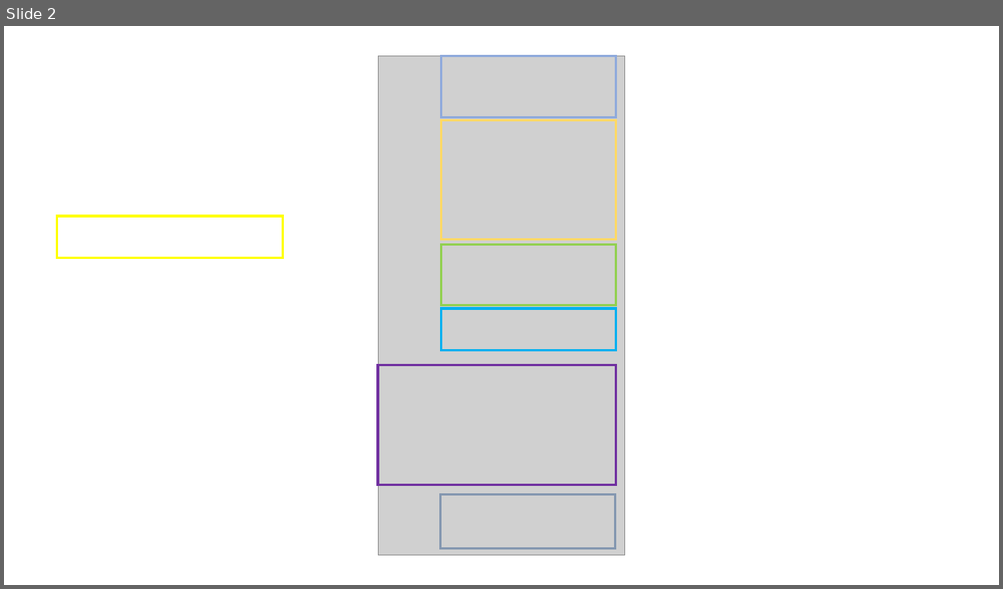
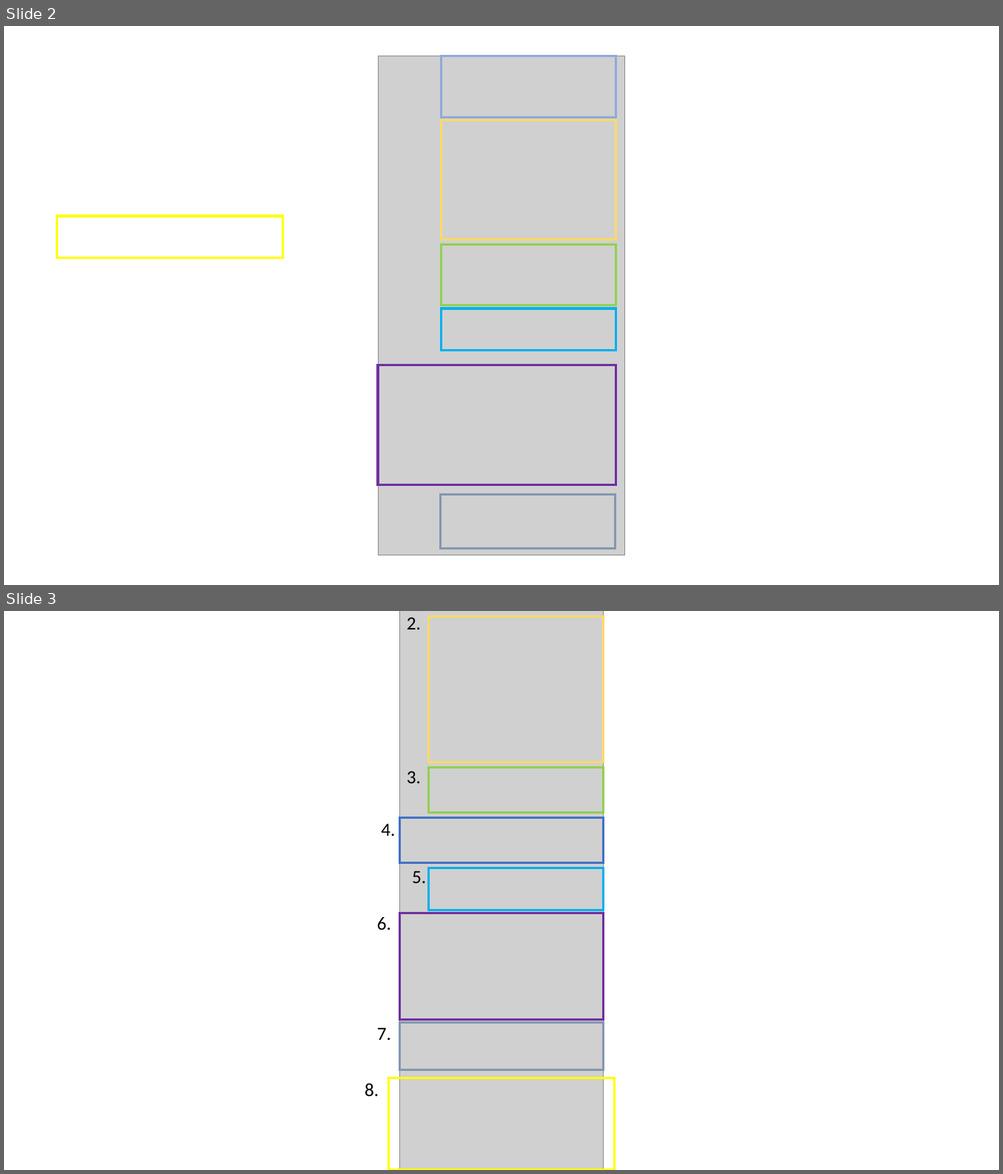
Before and after one commit to Schroeder-Lab/ExperimentalProtocols, a slide deck: Bonvision/Maria/Bonvision_guide_figures/Full figure with annotation.pptx. Shown one above the other, each under a label of ours: slide 2 before the commit, slides 2 and 3 after it. The pictures are 1003x589 and 1003x1174 pixels, drawn with LibreOffice and Linux fonts; fonts in the diff are those of the drawing; grey boxes stand for pictures; background and template pictures are left out. Boxes give left, top, right and bottom in pixels: in the first picture for what was removed or moved away, otherwise in the second. Text is boxed around its words. In the diff, an @@ line names an element or a change of style, - is before the commit and + after.

```diff
--- a/Bonvision/Maria/Bonvision_guide_figures/Full figure with annotation.pptx
+++ b/Bonvision/Maria/Bonvision_guide_figures/Full figure with annotation.pptx
@@ slide 3 added at box(4, 611, 999, 1170), background #FFFFFF @@
@@ rectangle added at box(297, 611, 654, 638), fill #FFFFFF, outline #FFFFFF 1 pt @@
@@ picture added at box(399, 611, 603, 1170) @@
@@ text added at box(407, 617, 421, 629), 18 pt, text #000000 @@
+2.
@@ rectangle added at box(429, 616, 603, 763), outline #FFD966 2.25 pt @@
@@ text added at box(407, 771, 421, 783), 18 pt, text #000000 @@
+3.
@@ rectangle added at box(429, 768, 603, 812), outline #92D050 2.25 pt @@
@@ text added at box(381, 823, 395, 836), 18 pt, text #000000 @@
+4.
@@ rectangle added at box(399, 817, 603, 863), outline #4472C4 2.25 pt @@
@@ text added at box(412, 871, 426, 883), 18 pt, text #000000 @@
+5.
@@ rectangle added at box(429, 869, 603, 910), outline #00B0F0 2.25 pt @@
@@ text added at box(377, 917, 391, 930), 18 pt, text #000000 @@
+6.
@@ rectangle added at box(399, 913, 603, 1020), outline #7030A0 2.25 pt @@
@@ text added at box(377, 1028, 391, 1040), 18 pt, text #000000 @@
+7.
@@ rectangle added at box(399, 1023, 603, 1071), outline #8497B0 2.25 pt @@
@@ text added at box(364, 1083, 378, 1097), 18 pt, text #000000 @@
+8.
@@ rectangle added at box(388, 1078, 614, 1170), outline #FFFF00 2.25 pt @@
@@ rectangle added at box(361, 1121, 642, 1170), fill #FFFFFF, outline #FFFFFF 1 pt @@
```
Also in this commit, not shown: 1 slide removed, 1 other file.
